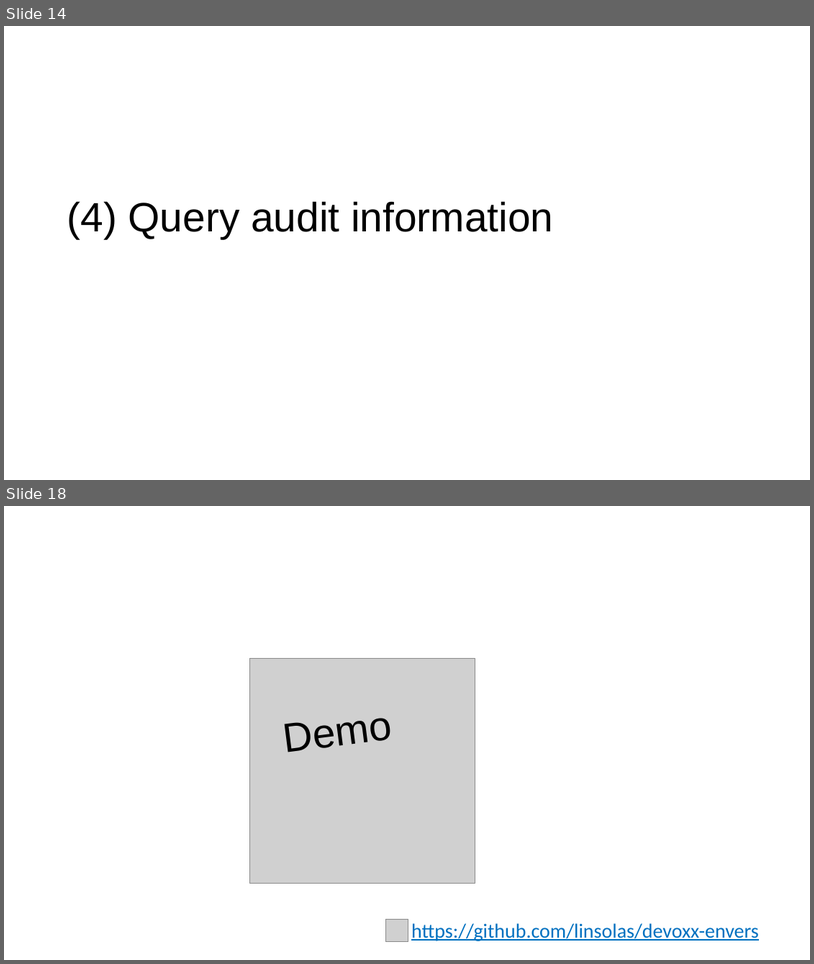
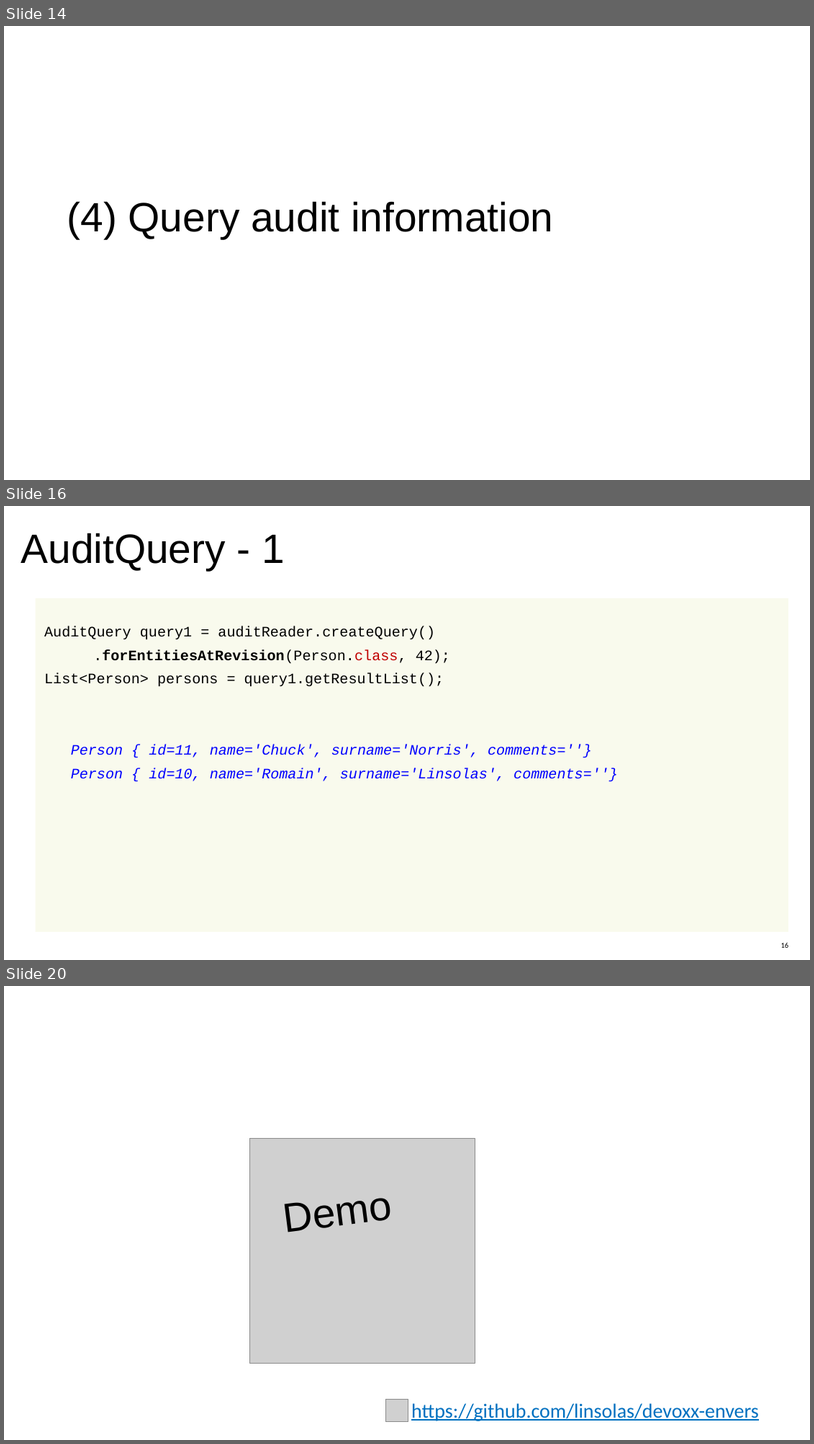
Before and after one commit to linsolas/devoxx-envers, a slide deck: Devoxx 2012 - Hibernate Envers.pptx. Shown one above the other, each under a label of ours: slides 14 and 18 before the commit, slides 14, 16 and 20 after it; the slides between them are not shown. The pictures are 814x964 and 814x1444 pixels, drawn with LibreOffice and Linux fonts; fonts in the diff are those of the drawing; grey boxes stand for pictures; background and template pictures are left out. Boxes give left, top, right and bottom in pixels: in the first picture for what was removed or moved away, otherwise in the second. Text is boxed around its words. In the diff, an @@ line names an element or a change of style, - is before the commit and + after.

```diff
--- a/Devoxx 2012 - Hibernate Envers.pptx
+++ b/Devoxx 2012 - Hibernate Envers.pptx
@@ slide 16 added at (4, 506, 810, 960), background #FFFFFF; not listed: 1 template element that a slide beside it also shows @@
@@ title added at (21, 533, 285, 570), 65 pt, text #000000 @@
+AuditQuery - 1
@@ rectangle added at (35, 598, 789, 931), fill #F5F7DC at 50% opacity @@
@@ text added at (44, 626, 618, 782), 23 pt, text #000000 @@
+AuditQuery query1 = auditReader.createQuery()
+.forEntitiesAtRevision(Person.class, 42);
+List<Person> persons = query1.getResultList();
+Person { id=11, name='Chuck', surname='Norris', comments=''}
+Person { id=10, name='Romain', surname='Linsolas', comments=''}
@@ page number added at (782, 942, 790, 947), 12 pt, text #000000 @@
+16
@@ what was slide 18 is now slide 20 @@
```
Also in this commit, not shown: 10 slides changed, 1 other slide added.
